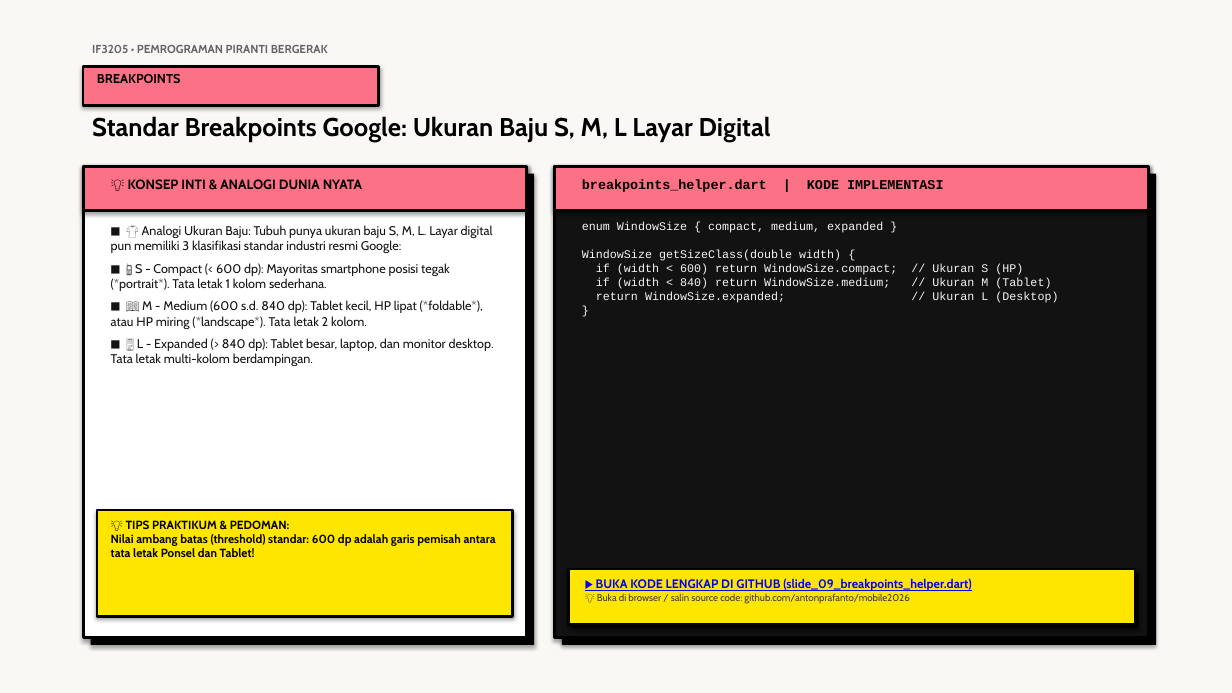
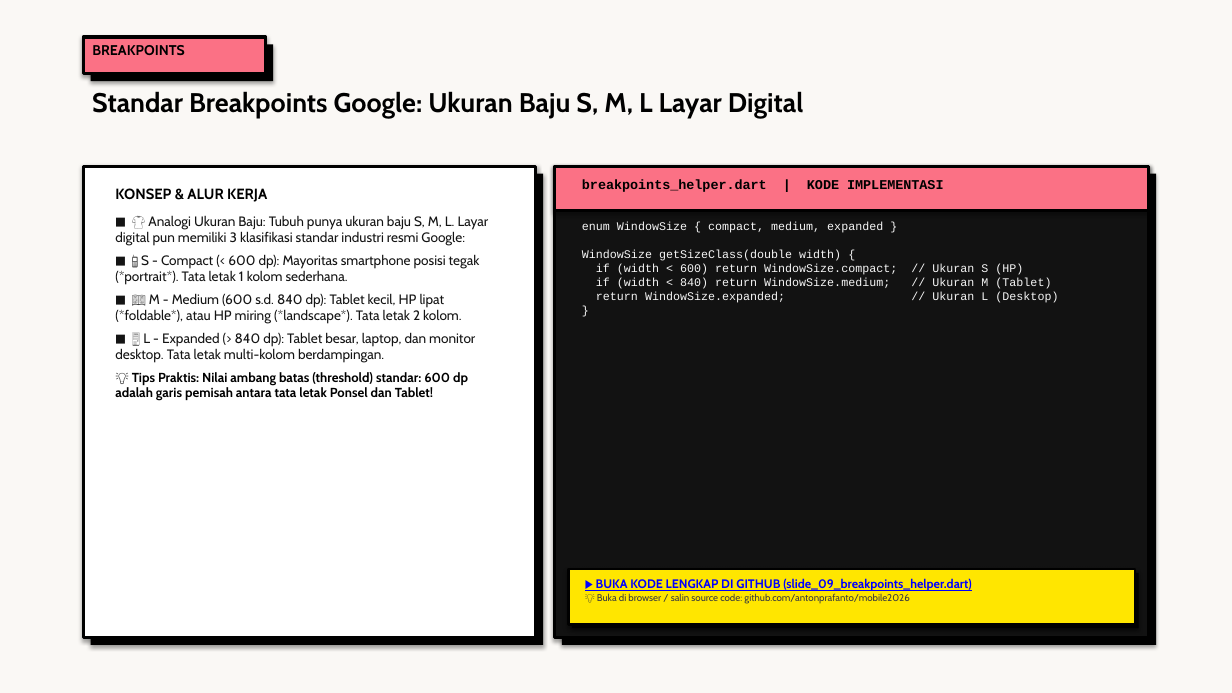
Before and after one commit to antonprafanto/mobile2026, a slide deck: slide 9 of 03_slide_presentasi/PERTEMUAN_05_Material3_dan_Responsive_UI.pptx. Drawn at 1232x693 pixels with LibreOffice and Linux fonts; fonts in the diff are those of the drawing. Boxes give left, top, right and bottom in pixels: in the first picture for what was removed or moved away, otherwise in the second. Text is boxed around its words. In the diff, an @@ line names an element or a change of style, - is before the commit and + after.

Commit message:
style(presentation): standardisasi tipografi dan ukuran font seluruh slide P1-P3 dan P5-P7 sesuai standar emas PPT 4

```diff
--- a/03_slide_presentasi/PERTEMUAN_05_Material3_dan_Responsive_UI.pptx
+++ b/03_slide_presentasi/PERTEMUAN_05_Material3_dan_Responsive_UI.pptx
@@ text "BREAKPOINTS": place and size @@
-text "BREAKPOINTS" at (97,74,181,83)
+text "BREAKPOINTS" at (92,45,185,56)
@@ text "BREAKPOINTS" at (92,45,185,56): size 10 to 11 pt @@
@@ rectangle added at (83,37,266,74), fill #FB7185, outline #000000 2.5 pt @@
@@ rectangle: place and size @@
-rectangle at (83,67,379,105)
+rectangle at (91,44,274,81)
@@ rectangle at (91,44,274,81): fill #FB7185 to #000000; outline #000000 2 pt to none @@
@@ text removed at (92,45,328,53) @@
-IF3205 • PEMROGRAMAN PIRANTI BERGERAK
@@ text "Standar Breakpoints Google: Ukuran Baju ...": place and size @@
-text "Standar Breakpoints Google: Ukuran Baju ..." at (92,116,771,142)
+text "Standar Breakpoints Google: Ukuran Baju ..." at (92,91,803,119)
@@ text "Standar Breakpoints Google: Ukuran Baju ..." at (92,91,803,119): size 20 to 21 pt @@
@@ rectangle: place and size @@
-rectangle at (83,166,527,638)
+rectangle at (83,166,536,638)
@@ rectangle removed at (83,166,527,211) @@
@@ rectangle: place and size @@
-rectangle at (91,174,534,645)
+rectangle at (91,174,543,645)
@@ text removed at (128,179,362,189) @@
-💡 KONSEP INTI & ANALOGI DUNIA NYATA
@@ text "KONSEP & ALUR KERJA": place and size @@
-text "KONSEP & ALUR KERJA" at (111,225,494,366)
+text "KONSEP & ALUR KERJA" at (115,188,489,401)
@@ text at (115,188,267,202): paragraph added @@
+KONSEP & ALUR KERJA
@@ text at (115,215,489,363): size 9.8 to 10.6 pt in "■ 👕 Analogi Ukuran Baju: Tubuh punya ...", "■ 📱 S - Compact (< 600 ...", "■ 📖 M - Medium (600 s.d. ...", "■ 🖥️ L - Expanded (> 840 ..."; less space between paragraphs @@
@@ text at (115,372,468,401): paragraph added @@
+💡 Tips Praktis: Nilai ambang batas (threshold) standar: 600 dp adalah garis pemisah antara tata letak Ponsel dan Tablet!
@@ rectangle removed at (97,510,513,616) @@
@@ text removed at (111,520,496,557) @@
-💡 TIPS PRAKTIKUM & PEDOMAN:
-Nilai ambang batas (threshold) standar: 600 dp adalah garis pemisah antara tata letak Ponsel dan Tablet!
```
Also in this commit, not shown: 17 other slides changed, 11 other files.
